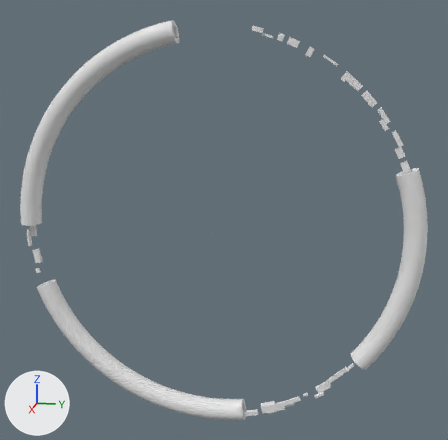
The Blender file Resources/Blender/inner_room.blend: old version first, new version second.
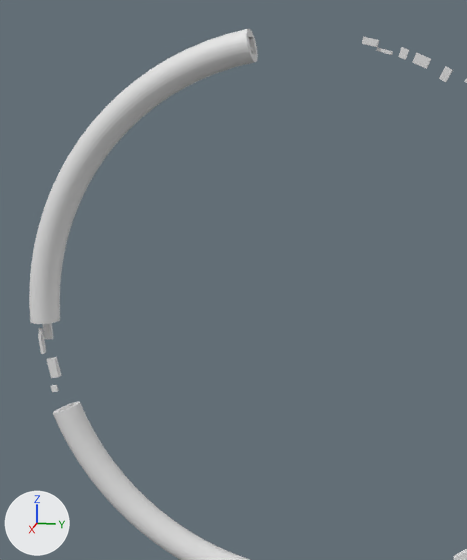
The first picture shows the older version from a 50 mm camera at (2541.0, 562.0, 693.0) aimed at (-24.0, 49.0, 52.0). The close-ups show both versions on the part from 0% to 73% of the width and 0% to 89% of the height of that picture. The lights are fixed; the arrows at lower left show +X, +Y and +Z.

The first close-up shows 'module_1', 'module_10', 'module_11', 'module_12', 'module_13', 'module_14', 'module_15', 'module_16', 'module_17'.
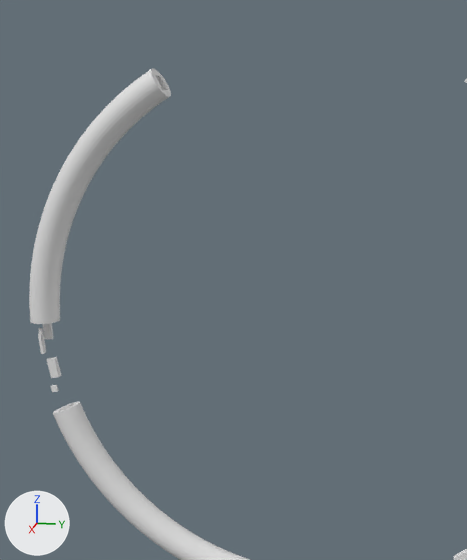
Scene script edits in JSON lines:
```json
{"op": "add", "block": "ob_module_1", "code": "ob_module_1.hide_set(True)"}
{"op": "add", "block": "ob_module_17", "code": "ob_module_17.hide_set(True)"}
```

Where the change shows, as pixel boxes [x1, y1, x2, y2] in the close-ups (467 x 560 px):
```json
{"object": "module_17", "change": "hidden", "before": [151, 29, 258, 97]}
{"object": "module_1", "change": "hidden", "before": [362, 37, 453, 82]}
```
